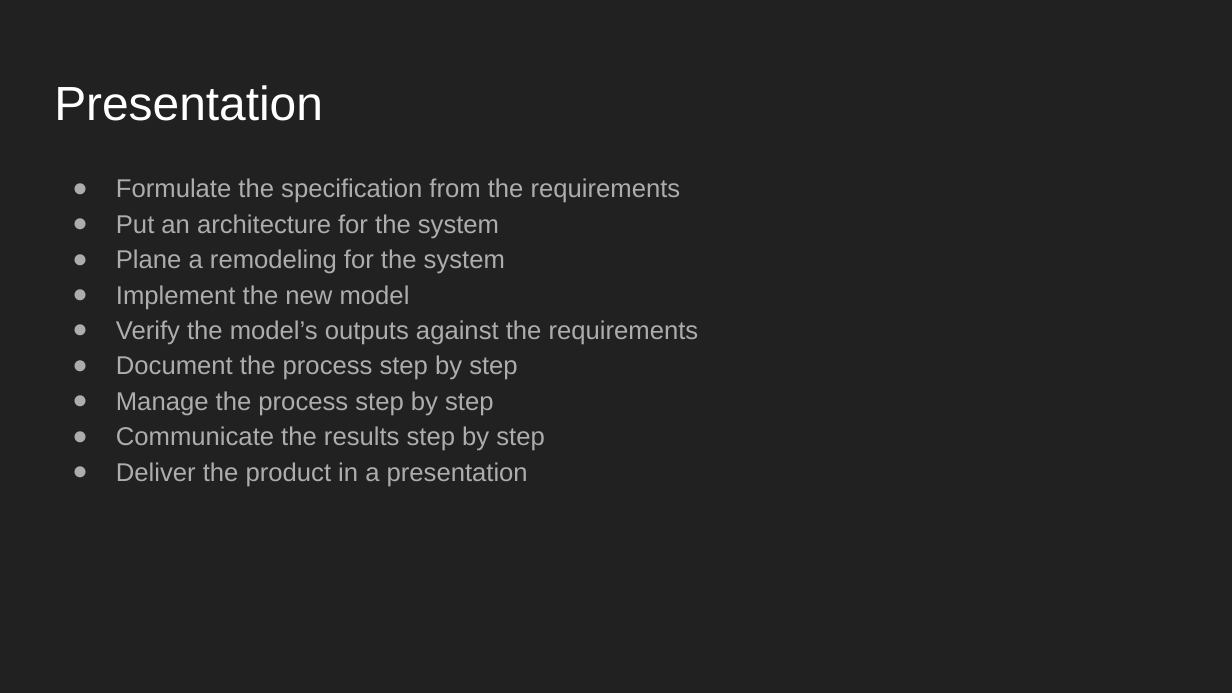
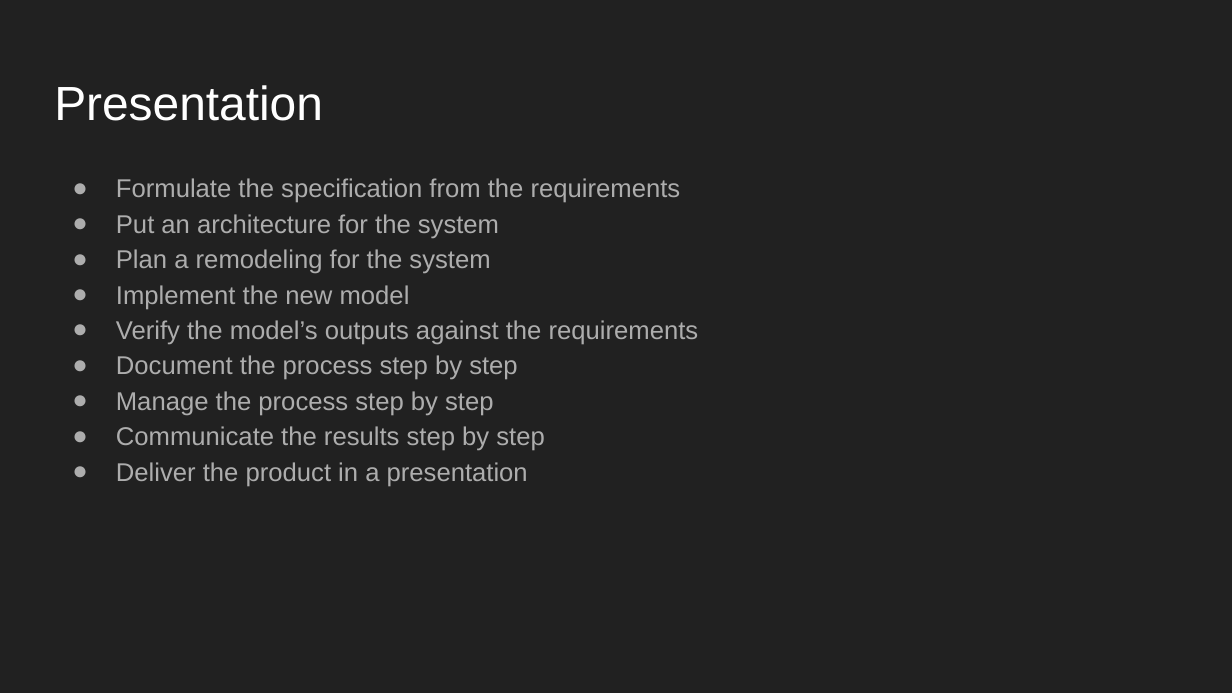
Before and after one commit to bwvidro/dsci644_team_d, a slide deck: slide 3 of Presentation/DSCI-644.pptx. Drawn at 1232x693 pixels with LibreOffice and Linux fonts; fonts in the diff are those of the drawing. Boxes give left, top, right and bottom in pixels: in the first picture for what was removed or moved away, otherwise in the second. Text is boxed around its words. In the diff, an @@ line names an element or a change of style, - is before the commit and + after.

```diff
--- a/Presentation/DSCI-644.pptx
+++ b/Presentation/DSCI-644.pptx
@@ text at (116,249,490,274): text changed @@
-● Plane a remodeling for the system
+● Plan a remodeling for the system
```
Also in this commit, not shown: 8 other slides changed, 2 slides added, 1 slide removed.
